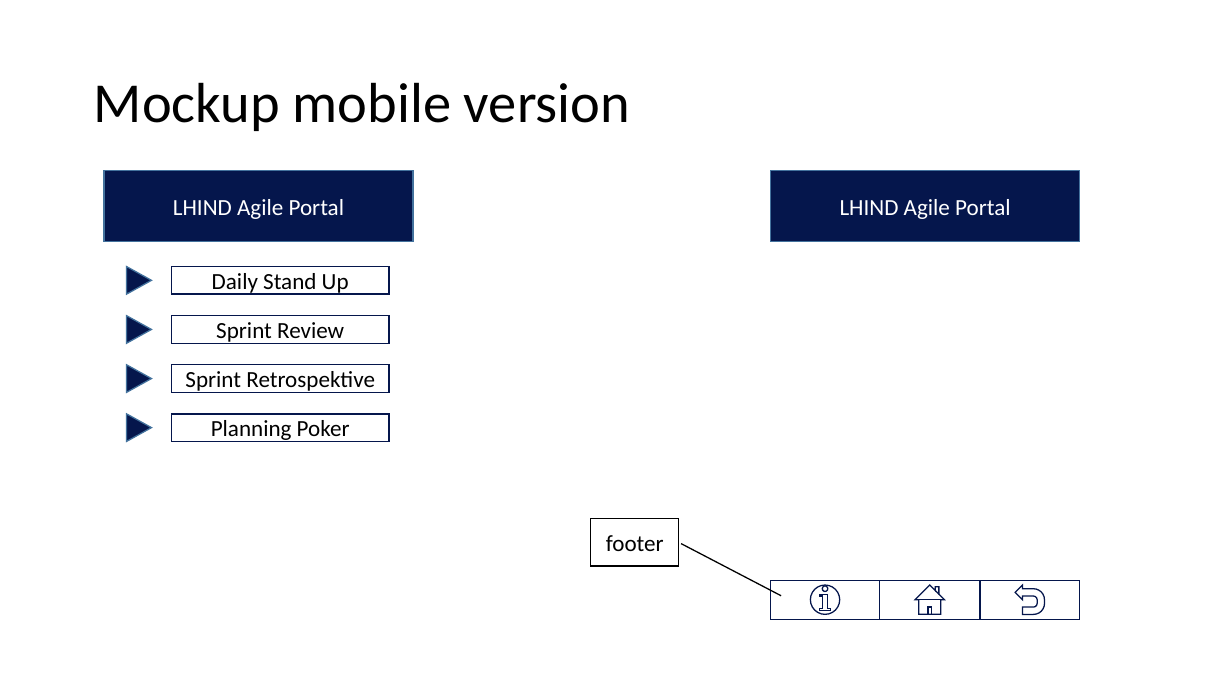
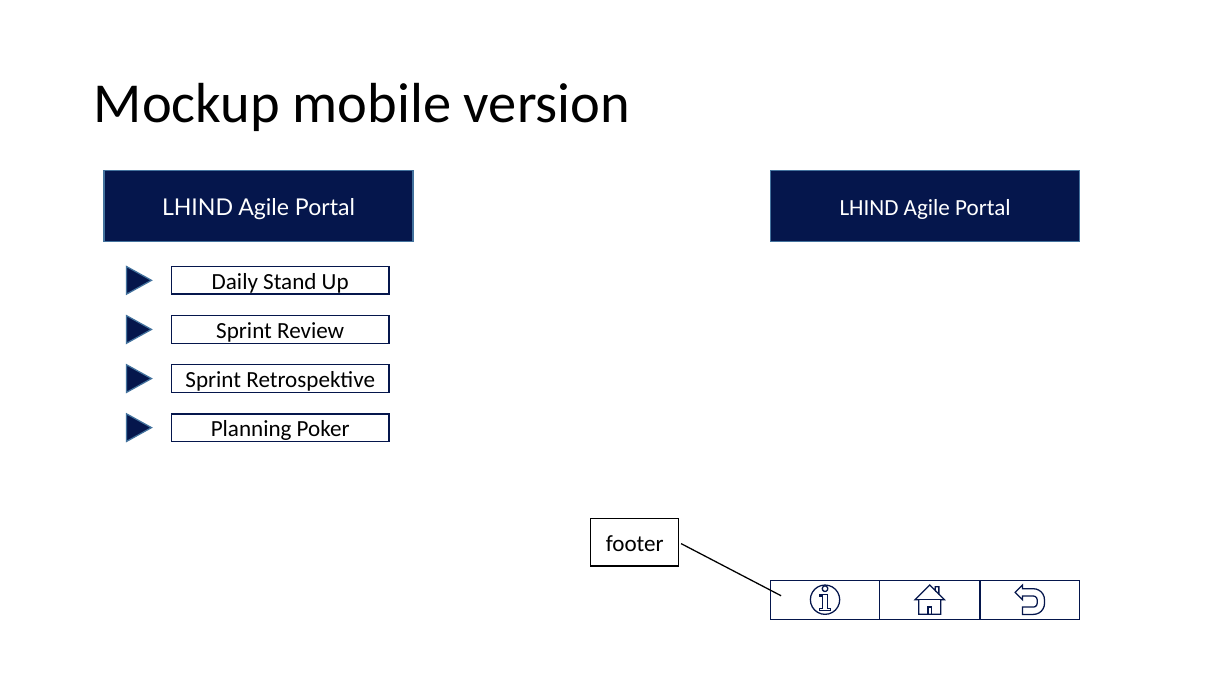
Before and after one commit to Cryptoshot/lhind.agileportal, a slide deck: slide 3 of lhind-agilportal/Projektdateien/LHIND Agile Portal.pptx. Drawn at 1232x693 pixels with LibreOffice and Linux fonts; fonts in the diff are those of the drawing. Boxes give left, top, right and bottom in pixels: in the first picture for what was removed or moved away, otherwise in the second. Text is boxed around its words. In the diff, an @@ line names an element or a change of style, - is before the commit and + after.

```diff
--- a/lhind-agilportal/Projektdateien/LHIND Agile Portal.pptx
+++ b/lhind-agilportal/Projektdateien/LHIND Agile Portal.pptx
@@ rectangle "LHIND Agile Portal" at (x1=104, y1=171, x2=413, y2=242): font Calibri to Lato @@
```
Also in this commit, not shown: 1 other slide changed, 1 other file.
